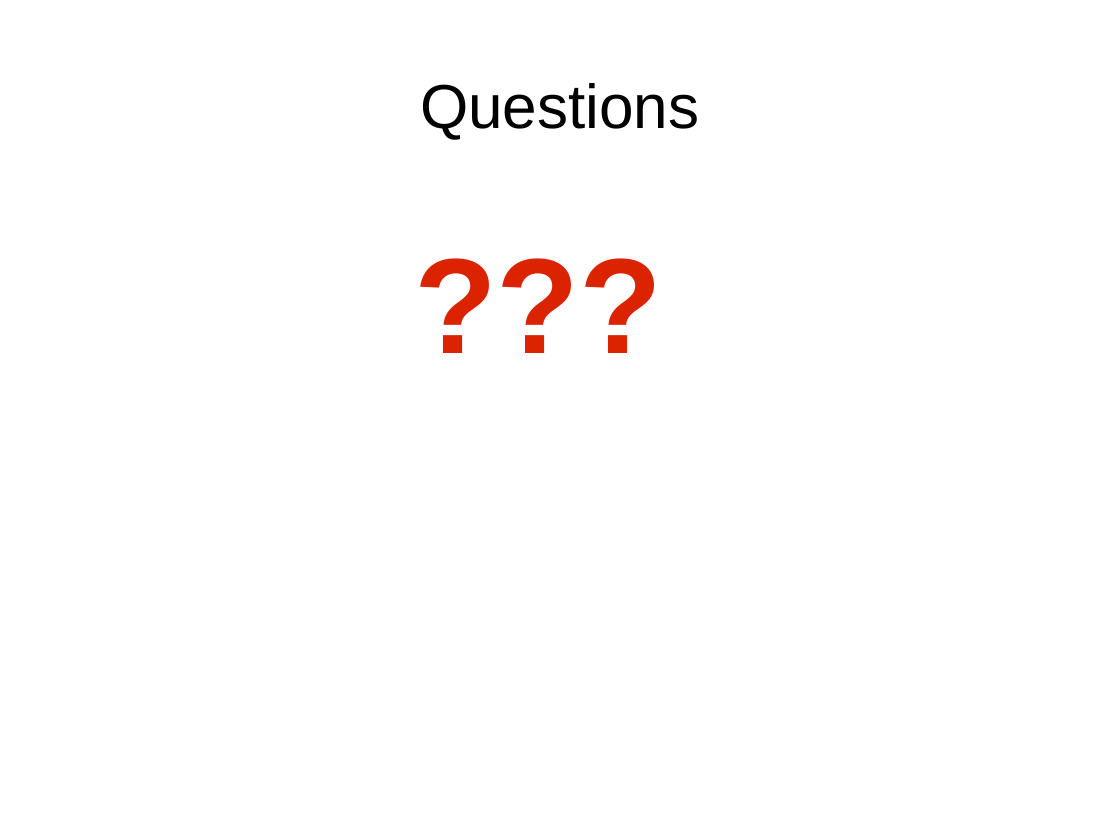
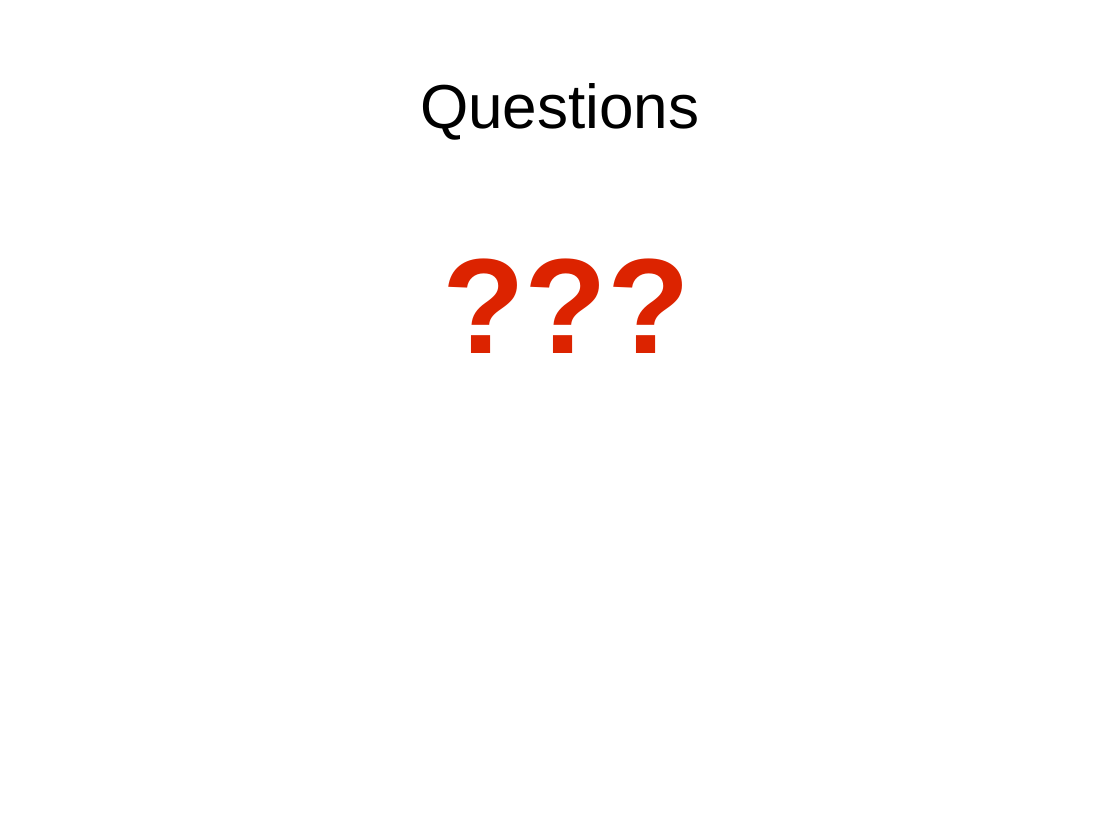
Before and after one commit to earney/pycomo, a slide deck: slide 16 of presentations/June2013/pyCOMO_Brython_06262013.odp. Drawn at 1120x840 pixels with LibreOffice and Linux fonts; fonts in the diff are those of the drawing. Boxes give left, top, right and bottom in pixels: in the first picture for what was removed or moved away, otherwise in the second. Text is boxed around its words. In the diff, an @@ line names an element or a change of style, - is before the commit and + after.

```diff
--- a/presentations/June2013/pyCOMO_Brython_06262013.odp
+++ b/presentations/June2013/pyCOMO_Brython_06262013.odp
@@ text "???": place and size @@
-text "???" at box(405, 213, 1055, 375)
+text "???" at box(432, 213, 1082, 375)
```
Also in this commit, not shown: 1 other slide changed.
